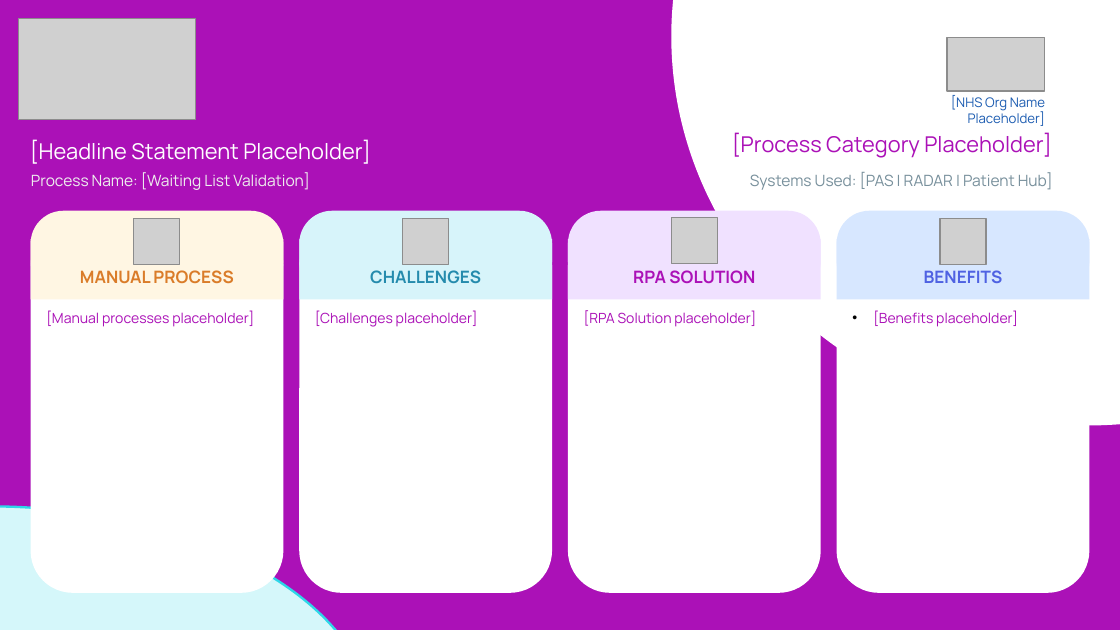
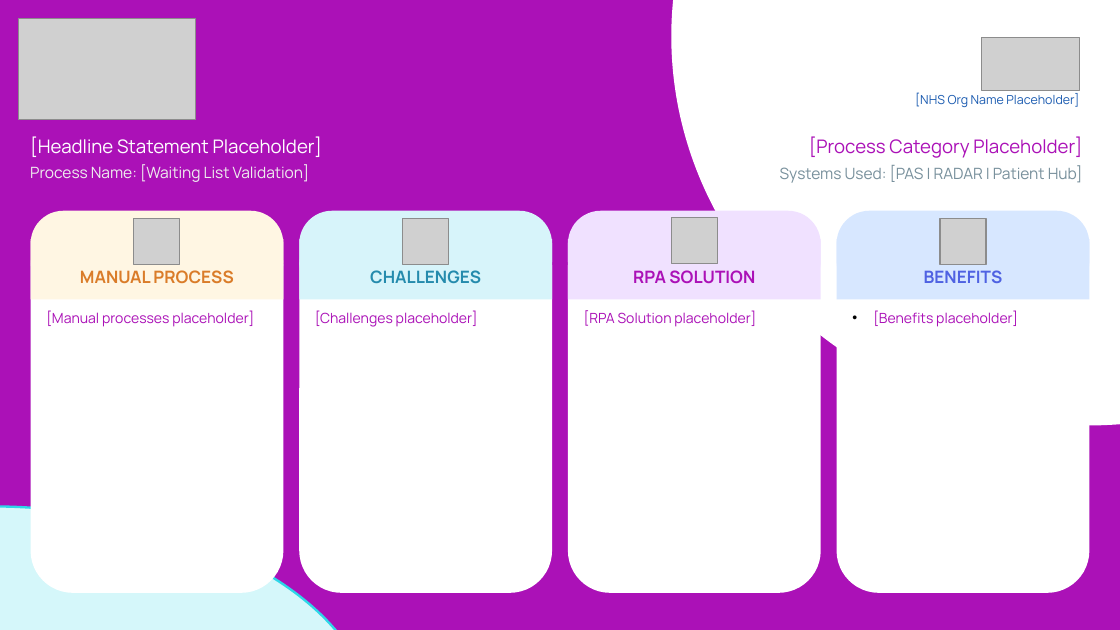
Before and after one commit to lucelsbyleverageAI/agent-os-starter-kit, a slide deck: slide 1 of apps/mcp/src/mcp_server/tools/e18_utility_toolkit/assets/e18-process-one-pager-template.pptx. Drawn at 1120x630 pixels with LibreOffice and Linux fonts; fonts in the diff are those of the drawing; grey boxes stand for pictures. Boxes give left, top, right and bottom in pixels: in the first picture for what was removed or moved away, otherwise in the second. Text is boxed around its words. In the diff, an @@ line names an element or a change of style, - is before the commit and + after.

Commit message:
updated process one pager

```diff
--- a/apps/mcp/src/mcp_server/tools/e18_utility_toolkit/assets/e18-process-one-pager-template.pptx
+++ b/apps/mcp/src/mcp_server/tools/e18_utility_toolkit/assets/e18-process-one-pager-template.pptx
@@ picture: place and size @@
-picture at (948,37,1045,91)
+picture at (982,37,1080,91)
@@ text "[NHS Org Name Placeholder]": place and size @@
-text "[NHS Org Name Placeholder]" at (951,95,1046,126)
+text "[NHS Org Name Placeholder]" at (915,93,1079,107)
@@ text "[NHS Org Name Placeholder]" at (915,93,1079,107): size 8.5 to 8 pt @@
@@ text "[Headline Statement Placeholder]" at (30,136,322,157): size 14 to 12 pt @@
@@ text "[Process Category Placeholder]" at (809,136,1082,158): size 14 to 12 pt @@
@@ text "[Process Category Placeholder]": place and size @@
-text "[Process Category Placeholder]" at (732,133,1052,158)
+text "[Process Category Placeholder]" at (809,136,1082,158)
@@ text "Process Name: [Waiting List Validation]": place and size @@
-text "Process Name: [Waiting List Validation]" at (31,172,310,190)
+text "Process Name: [Waiting List Validation]" at (30,164,310,182)
@@ text "Systems Used: [PAS | RADAR ...": place and size @@
-text "Systems Used: [PAS | RADAR ..." at (750,172,1053,190)
+text "Systems Used: [PAS | RADAR ..." at (780,165,1083,183)
```
Also in this commit, not shown: 1 other file.
